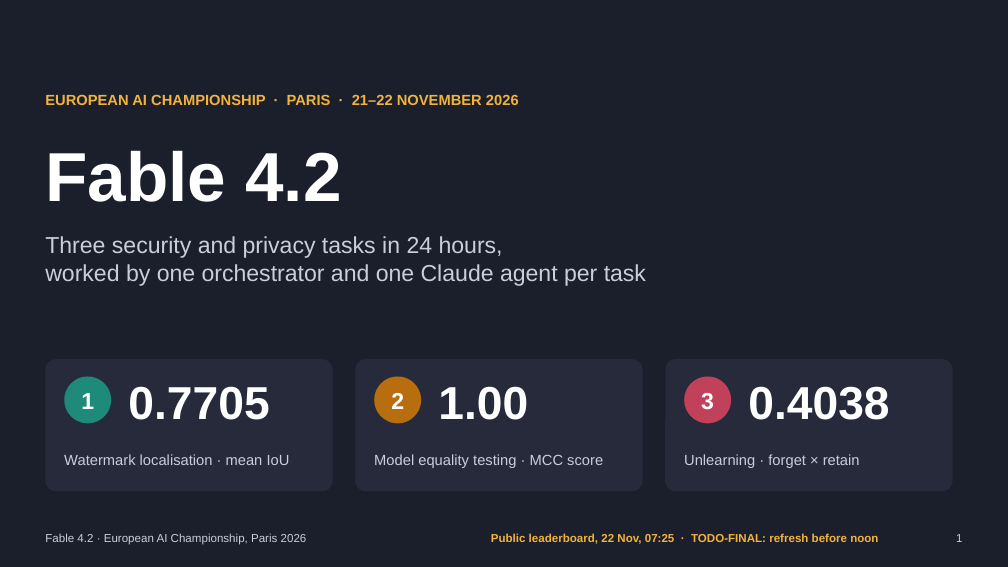
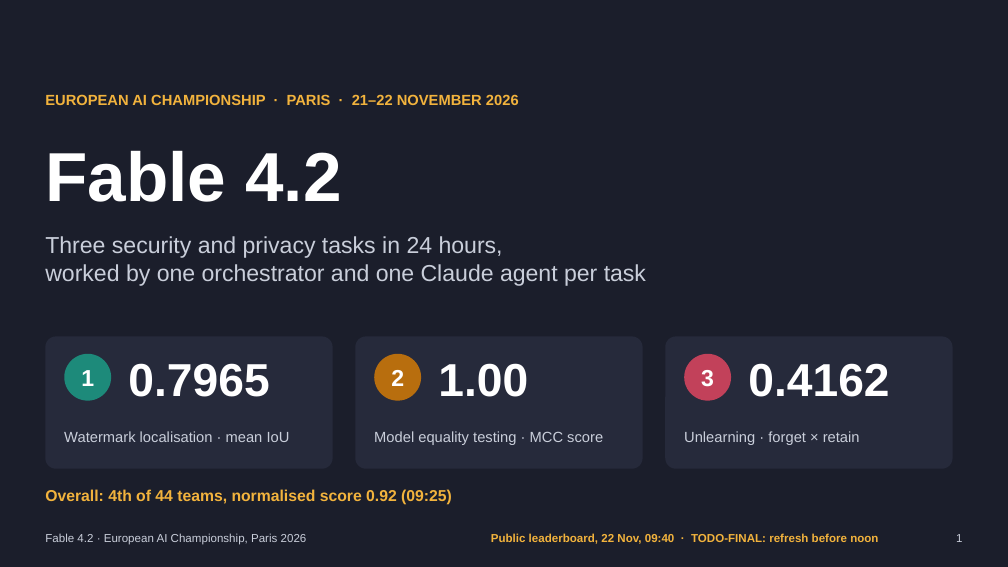
Before and after one commit to AnMaLeNo/Fable-4.2, a slide deck: slide 1 of slides/Fable4.2_slides.pptx. Drawn at 1008x567 pixels with LibreOffice and Linux fonts; fonts in the diff are those of the drawing. Boxes give left, top, right and bottom in pixels: in the first picture for what was removed or moved away, otherwise in the second. Text is boxed around its words. In the diff, an @@ line names an element or a change of style, - is before the commit and + after.

```diff
--- a/slides/Fable4.2_slides.pptx
+++ b/slides/Fable4.2_slides.pptx
@@ 3 texts, 3 rounded rectangles: place and size @@
-3 texts, 3 rounded rectangles at [45, 359, 953, 492]
+3 texts, 3 rounded rectangles at [45, 337, 953, 469]
@@ 4 texts, 3 ellipses: place and size @@
-4 texts, 3 ellipses at [64, 377, 731, 423]
+4 texts, 3 ellipses at [64, 354, 731, 401]
@@ text at [128, 363, 269, 397]: text changed @@
-0.7705
+0.7965
@@ text at [748, 363, 889, 397]: text changed @@
-0.4038
+0.4162
@@ text added at [45, 489, 452, 505], 15 pt, text #F2B33D, bold @@
+Overall: 4th of 44 teams, normalised score 0.92 (09:25)
@@ text at [491, 533, 878, 544]: text changed @@
-Public leaderboard, 22 Nov, 07:25 · TODO-FINAL: refresh before noon
+Public leaderboard, 22 Nov, 09:40 · TODO-FINAL: refresh before noon
```
Also in this commit, not shown: 5 other slides changed, 14 other files.
